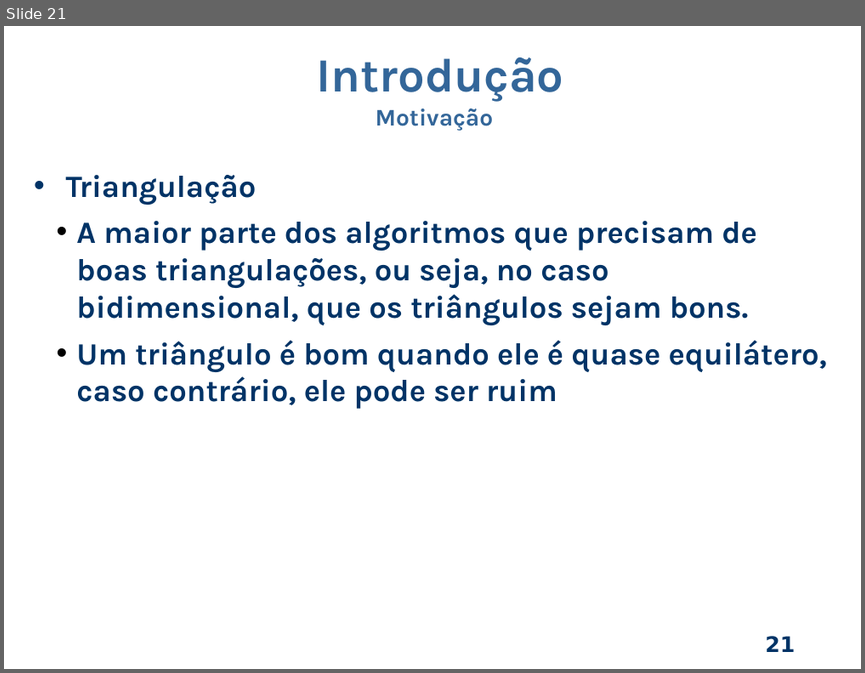
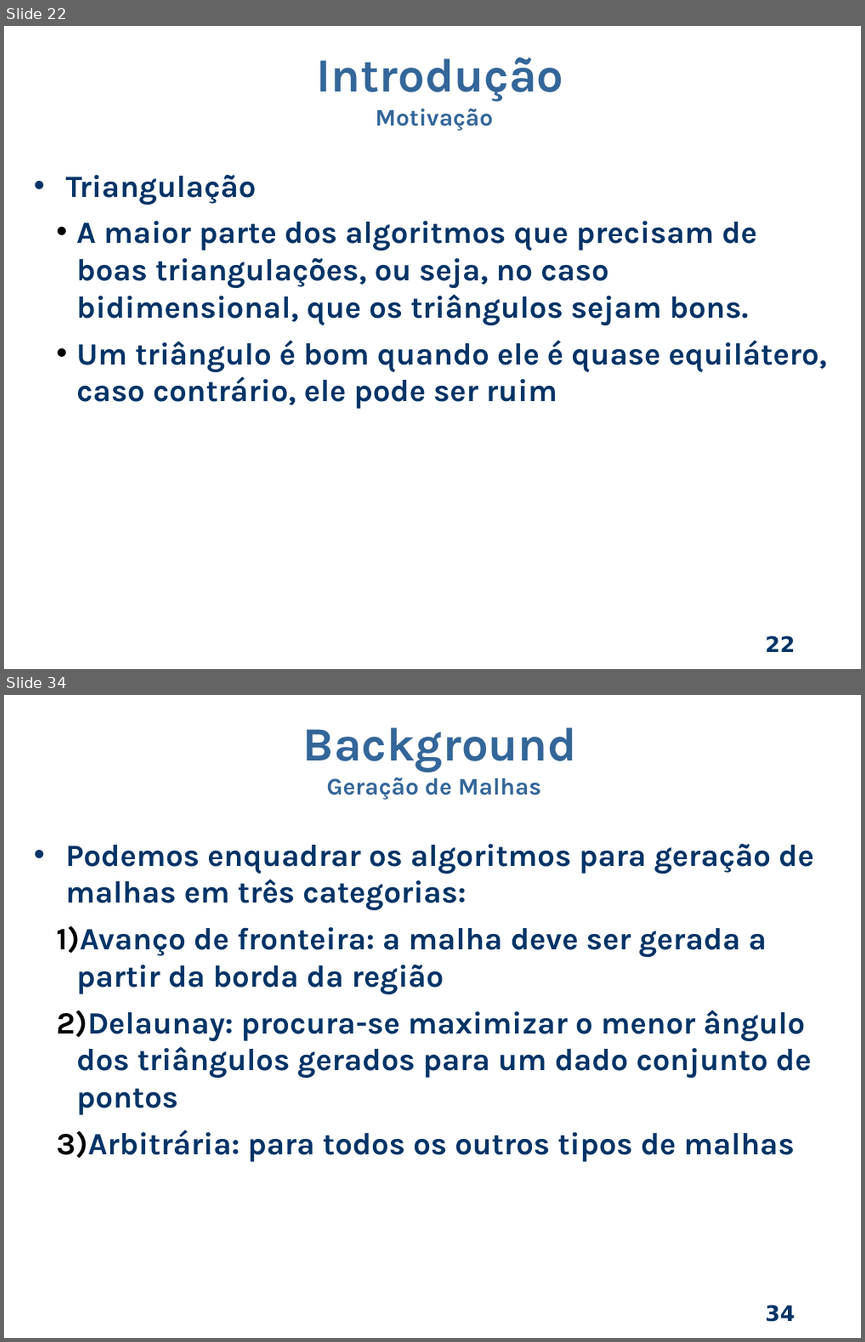
Before and after one commit to dant25/pre-proposta, a slide deck: apresentação/Apresentacao pre.odp. Shown one above the other, each under a label of ours: slide 21 before the commit, slides 22 and 34 after it; the slides between them are not shown. The pictures are 865x673 and 865x1342 pixels, drawn with LibreOffice and Linux fonts; fonts in the diff are those of the drawing; background and template pictures are left out. Boxes give left, top, right and bottom in pixels: in the first picture for what was removed or moved away, otherwise in the second. Text is boxed around its words. In the diff, an @@ line names an element or a change of style, - is before the commit and + after.

```diff
--- a/apresentação/Apresentacao pre.odp
+++ b/apresentação/Apresentacao pre.odp
@@ slide 34 added at [4,695,861,1338], background picture (left out); not listed: 1 template element that a slide beside it also shows @@
@@ text added at [303,727,577,800], 20 pt, text #336699, bold @@
+Background
+Geração de Malhas
@@ text added at [57,844,814,1162], 26 pt, text #003366, bold @@
+• Podemos enquadrar os algoritmos para geração de malhas em três categorias:
+  1) Avanço de fronteira: a malha deve ser gerada a partir da borda da região
+  2) Delaunay: procura-se maximizar o menor ângulo dos triângulos gerados para um dado conjunto de pontos
+  3) Arbitrária: para todos os outros tipos de malhas
@@ what was slide 21 is now slide 22 @@
@@ page number at [765,635,794,652]: text changed @@
-21
+22
```
Also in this commit, not shown: 6 slides changed, 31 other slides added, 7 other files.
